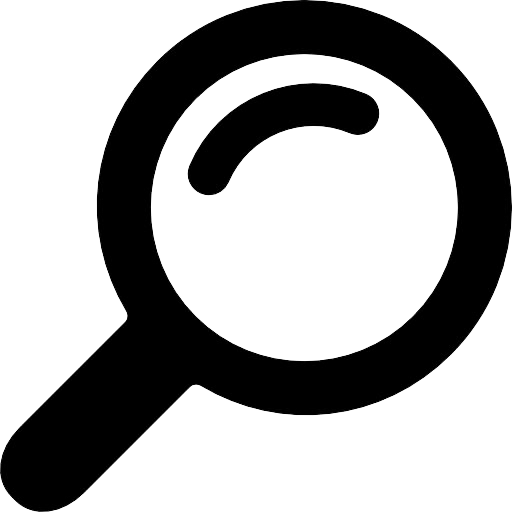
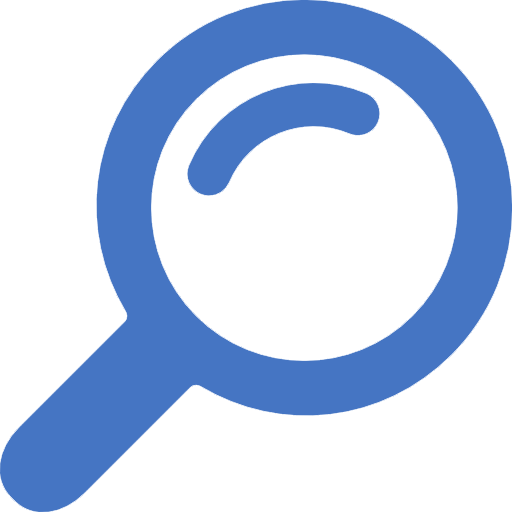
Two versions of the same layered image (w=512, h=512). Layer-by-layer changes:
added layer "Layer 3" above "Layer 2" over [0, 0, 512, 512]
hid "Layer 2" over [0, 0, 512, 512]
